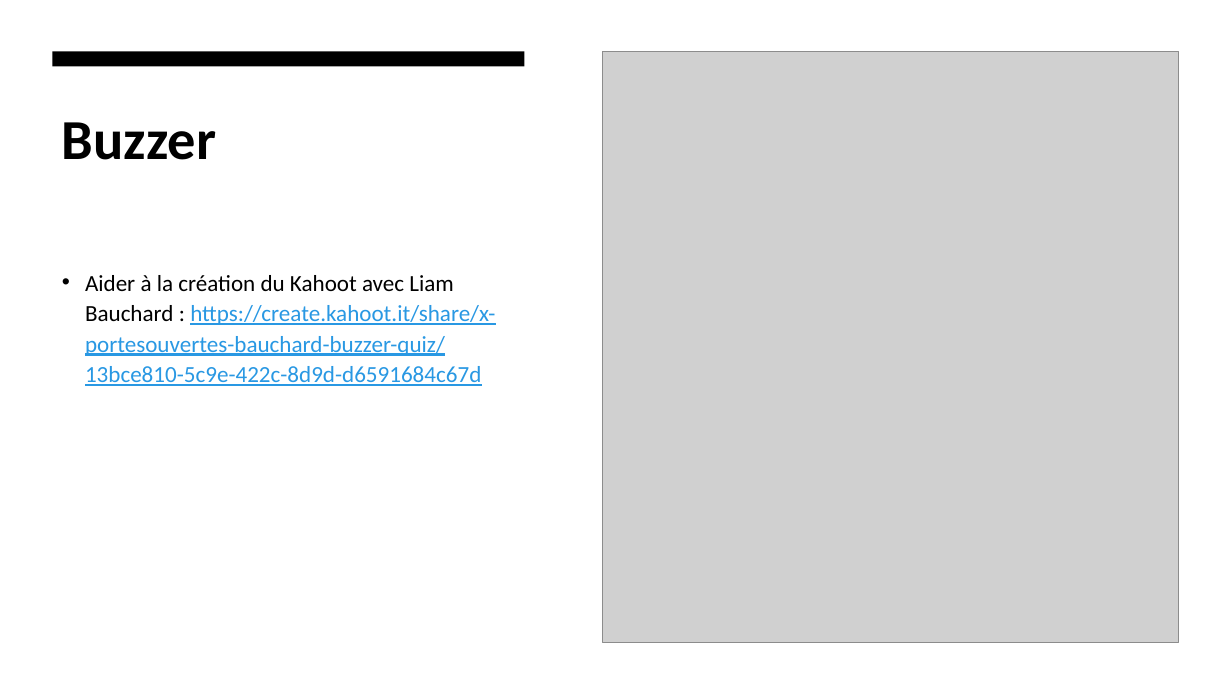
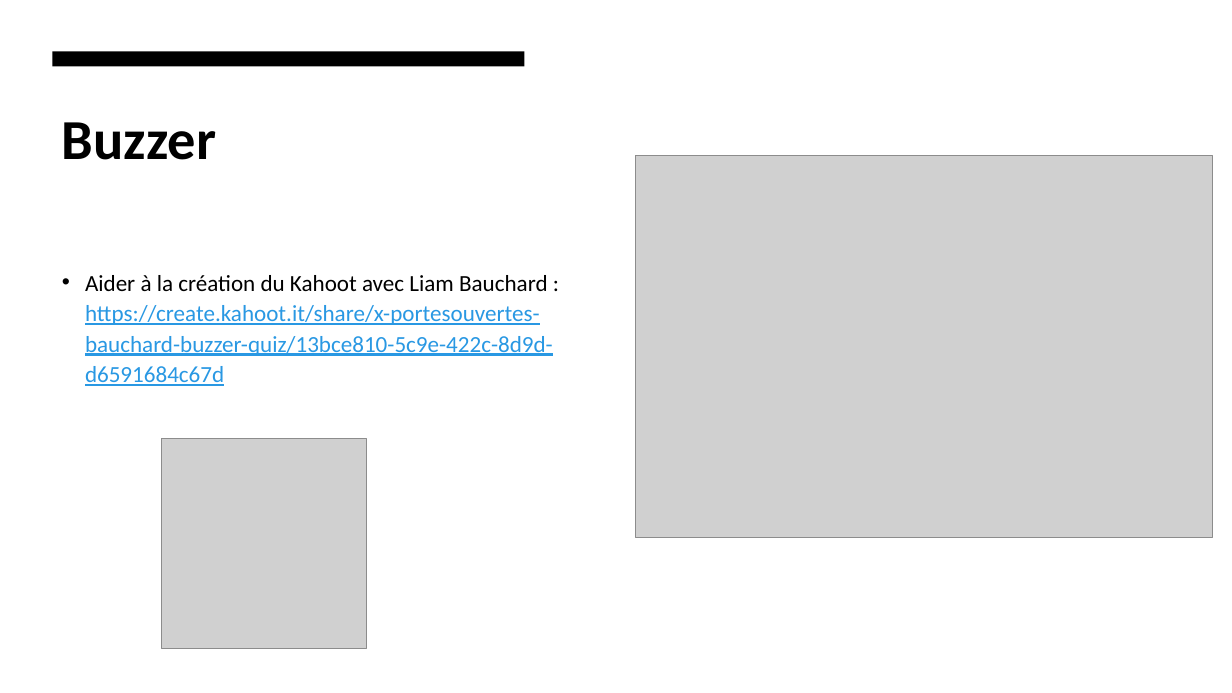
Before and after one commit to Agashae/MoonWebsite, a slide deck: slide 2 of annexe/Presentation.pptx. Drawn at 1232x693 pixels with LibreOffice and Linux fonts; fonts in the diff are those of the drawing; grey boxes stand for pictures. Boxes give left, top, right and bottom in pixels: in the first picture for what was removed or moved away, otherwise in the second. Text is boxed around its words. In the diff, an @@ line names an element or a change of style, - is before the commit and + after.

```diff
--- a/annexe/Presentation.pptx
+++ b/annexe/Presentation.pptx
@@ picture added at [636,155,1213,537] @@
@@ text "Aider à la création du ..." rewrapped from [85,275,495,386] to [85,275,553,386] @@
@@ picture: place and size @@
-picture at [603,52,1179,642]
+picture at [162,439,366,649]
```
Also in this commit, not shown: 5 other slides changed, 1 slide added, 2 slides removed, 4 other files.
